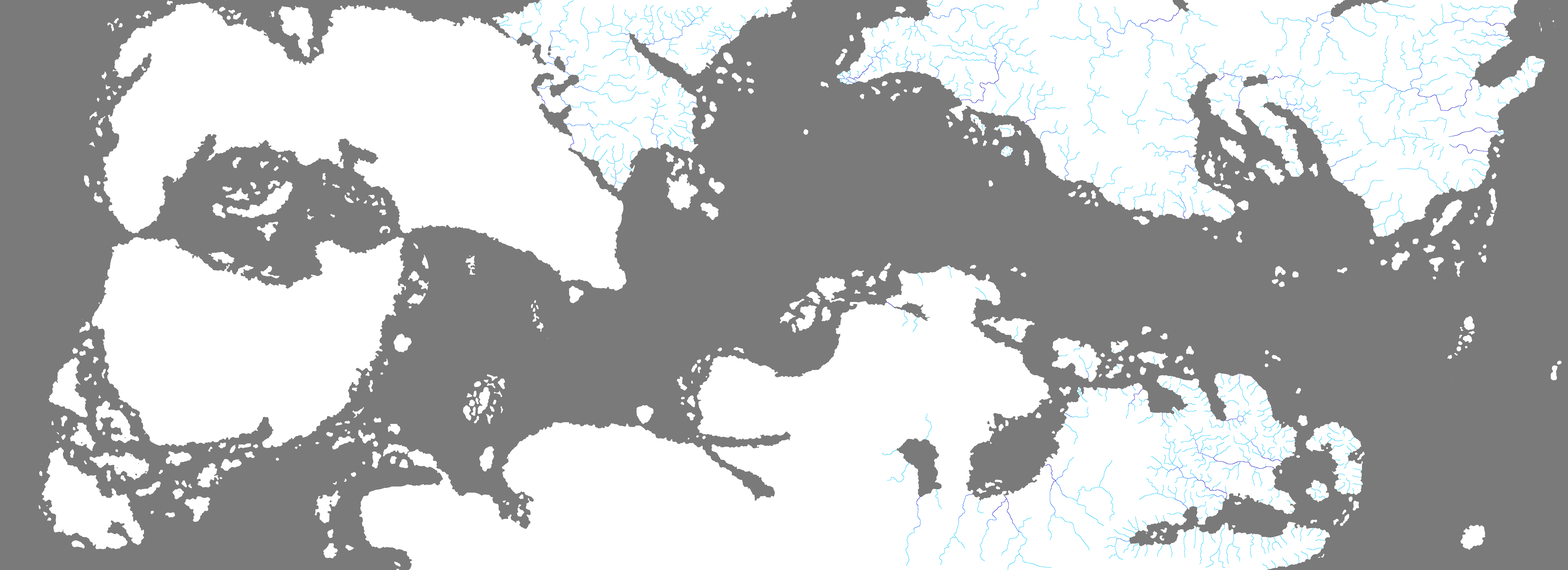
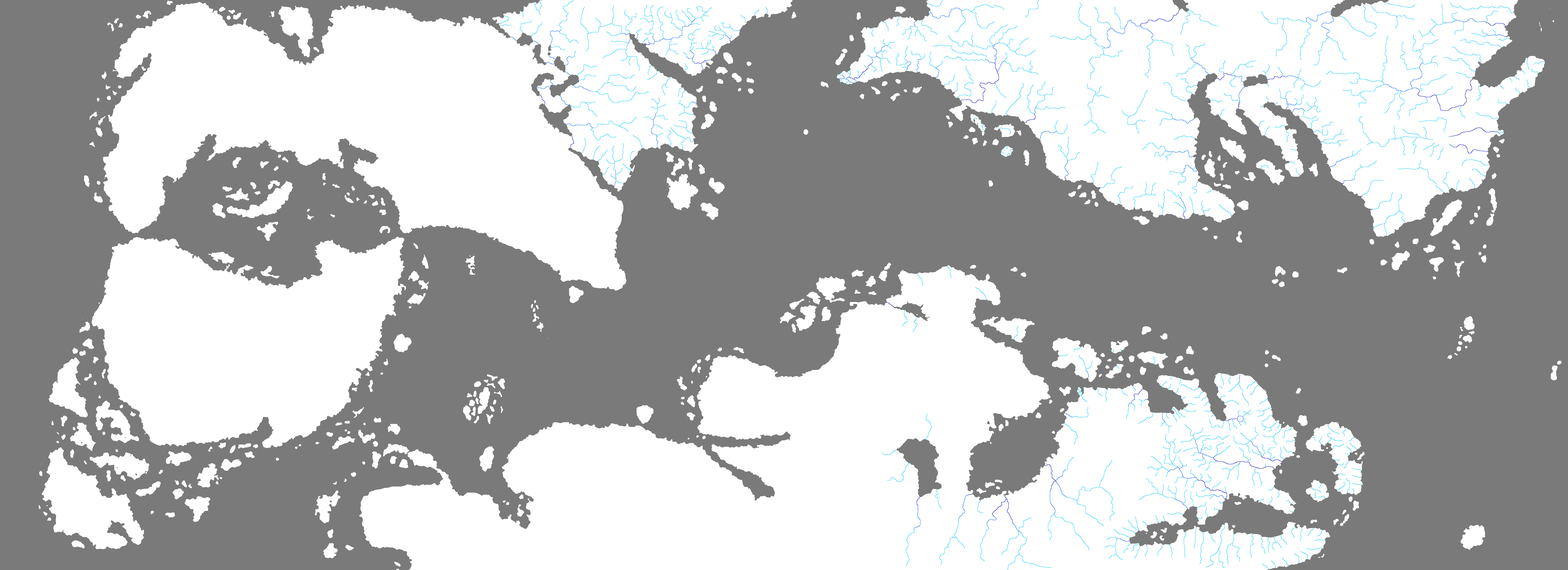
Before/after of a (1568, 570) layered artwork. What changed in the layer stack:
painted on "Rivers copy" over <box>682,22,732,70</box>
